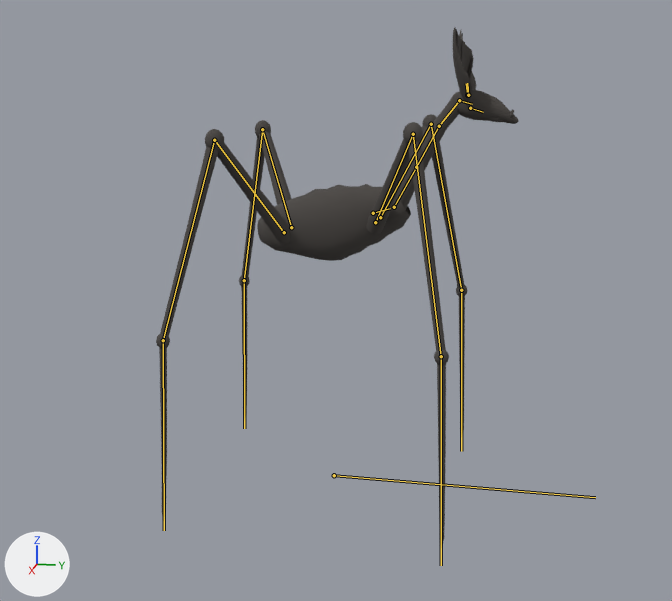
A saved change to the glTF model content/art/models/gaunt.glb.
One viewpoint serves both versions: a camera (50 mm lens) standing at (6.88, 1.39, 3.18) and looking at (0.04, 0.02, 1.47). Every picture has the same lights, and +X, +Y and +Z are marked at lower left. The first picture is the older version. The bones that change are drawn over the model as lines.

In view in the first picture: 'body', 'head', 'legs'.
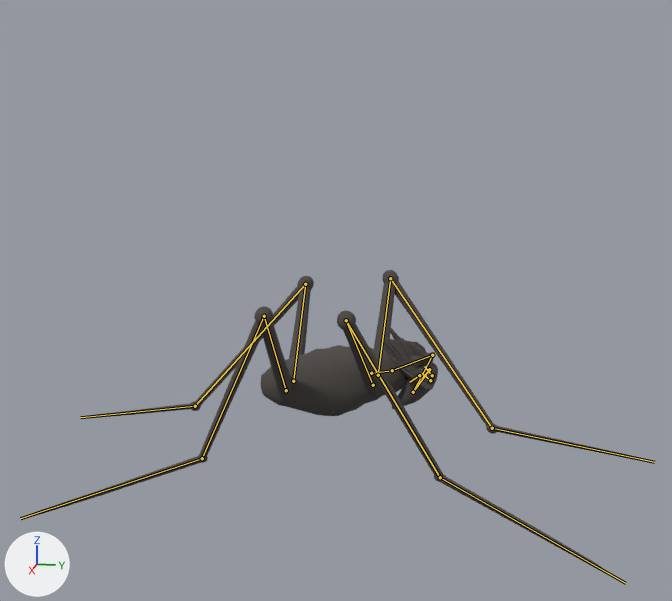
The newer file adds an action. The first version stands in its rest pose; the second is drawn at frame 0 of the action 'carry_low'.

Changed parts and their boxes (x1, y1, x2, y2) in the pictures (672 x 601 px):
'legs', posed (96% wider, 30% shorter): before (156, 114, 467, 548); after (31, 270, 641, 573)
'body', posed (13% narrower, 57% shorter): before (257, 96, 459, 261); after (260, 345, 435, 416)
'head', posed (12% narrower, 12% shorter): before (452, 27, 519, 124); after (379, 324, 438, 409)
bone 'spine_03', root to tip: before (373, 213) to (390, 208); after (371, 373) to (388, 371)
bone 'neck_01', root to tip: before (394, 207) to (416, 167); after (392, 370) to (432, 355)
bone 'neck_02', root to tip: before (416, 167) to (439, 126); after (432, 355) to (413, 392)
bone 'neck_03', root to tip: before (439, 126) to (459, 100); after (413, 392) to (429, 369)
bone 'head', root to tip: before (459, 100) to (472, 104); after (429, 369) to (422, 378)
bone 'jaw', root to tip: before (470, 108) to (483, 112); after (419, 375) to (409, 382)
bone 'ear_r', root to tip: before (467, 95) to (466, 83); after (430, 380) to (422, 373)
bone 'ear_l', root to tip: before (468, 95) to (467, 83); after (432, 375) to (424, 366)
bone 'thigh_fr', root to tip: before (375, 222) to (413, 134); after (373, 385) to (346, 320)
bone 'shin_fr', root to tip: before (413, 134) to (441, 356); after (346, 320) to (440, 477)
bone 'cannon_fr', root to tip: before (441, 356) to (441, 565); after (440, 477) to (625, 583)
bone 'thigh_fl', root to tip: before (380, 217) to (431, 124); after (378, 375) to (390, 278)
bone 'shin_fl', root to tip: before (431, 124) to (461, 290); after (390, 278) to (492, 428)
bone 'cannon_fl', root to tip: before (461, 290) to (461, 451); after (492, 428) to (654, 462)
bone 'thigh_br', root to tip: before (284, 232) to (214, 140); after (286, 390) to (264, 316)
bone 'shin_br', root to tip: before (214, 140) to (163, 340); after (264, 316) to (202, 458)
bone 'cannon_br', root to tip: before (163, 340) to (164, 530); after (202, 458) to (20, 518)
bone 'thigh_bl', root to tip: before (291, 227) to (262, 129); after (293, 381) to (305, 284)
bone 'shin_bl', root to tip: before (262, 129) to (244, 280); after (305, 284) to (195, 406)
bone 'cannon_bl', root to tip: before (244, 280) to (244, 428); after (195, 406) to (80, 417)

The edits, one by one:
Bone 'root' (bone_root) moves from (0.0, 0.0, 0.0) to (0.0, 0.0, -1.26).
Bone 'spine_03' (bone_spine_03) turns from (0, 0, 0) to (-6, 0, 0) degrees about its own x, y and z.
Bone 'neck_01' (bone_neck_01) turns from (0, 0, 0) to (-31, 0, 0) degrees about its own x, y and z.
Bone 'neck_02' (bone_neck_02) turns from (0, 0, 0) to (-140, 0, 0) degrees about its own x, y and z.
Bone 'neck_03' (bone_neck_03) turns from (0, 0, 0) to (-178, 0, 0) degrees about its own x, y and z.
Bone 'head' (bone_head) turns from (0, 0, 0) to (-116, 0, 0) degrees about its own x, y and z.
Bone 'jaw' (bone_jaw) turns from (0, 0, 0) to (-14, 0, 0) degrees about its own x, y and z.
Bone 'ear_r' (bone_ear_r) turns from (0, 0, 0) to (153, 81, 28) degrees about its own x, y and z.
Bone 'ear_l' (bone_ear_l) turns from (0, 0, 0) to (153, -81, -28) degrees about its own x, y and z.
Bone 'thigh_fr' (bone_thigh_fr) turns from (0, 0, 0) to (25, -32, -40) degrees about its own x, y and z.
Bone 'shin_fr' (bone_shin_fr) turns from (0, 0, 0) to (-8, 12, 45) degrees about its own x, y and z.
Bone 'cannon_fr' (bone_cannon_fr) turns from (0, 0, 0) to (96, -30, -74) degrees about its own x, y and z.
Bone 'thigh_fl' (bone_thigh_fl) turns from (0, 0, 0) to (17, -26, 14) degrees about its own x, y and z.
Bone 'shin_fl' (bone_shin_fl) turns from (0, 0, 0) to (-4, -3, -16) degrees about its own x, y and z.
Bone 'cannon_fl' (bone_cannon_fl) turns from (0, 0, 0) to (44, 0, 47) degrees about its own x, y and z.
Bone 'thigh_br' (bone_thigh_br) turns from (0, 0, 0) to (-26, 41, -7) degrees about its own x, y and z.
Bone 'shin_br' (bone_shin_br) turns from (0, 0, 0) to (-16, -4, 49) degrees about its own x, y and z.
Bone 'cannon_br' (bone_cannon_br) turns from (0, 0, 0) to (-89, 26, -70) degrees about its own x, y and z.
Bone 'thigh_bl' (bone_thigh_bl) turns from (0, 0, 0) to (-24, 22, -11) degrees about its own x, y and z.
Bone 'shin_bl' (bone_shin_bl) turns from (0, 0, 0) to (-4, 2, -13) degrees about its own x, y and z.
Bone 'cannon_bl' (bone_cannon_bl) turns from (0, 0, 0) to (-41, 1, 52) degrees about its own x, y and z.
